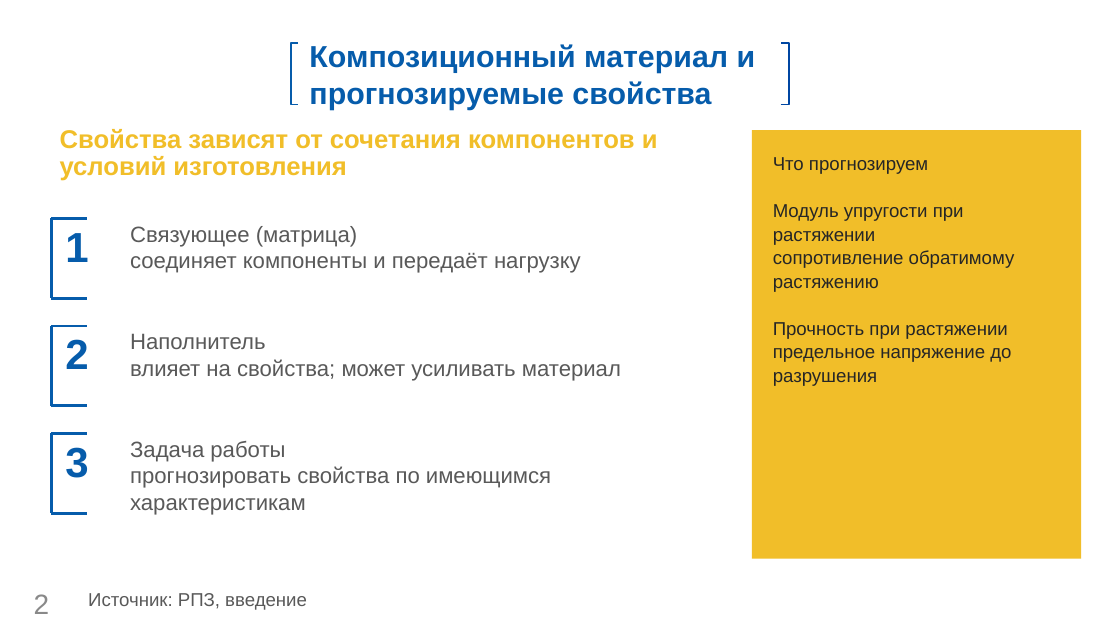
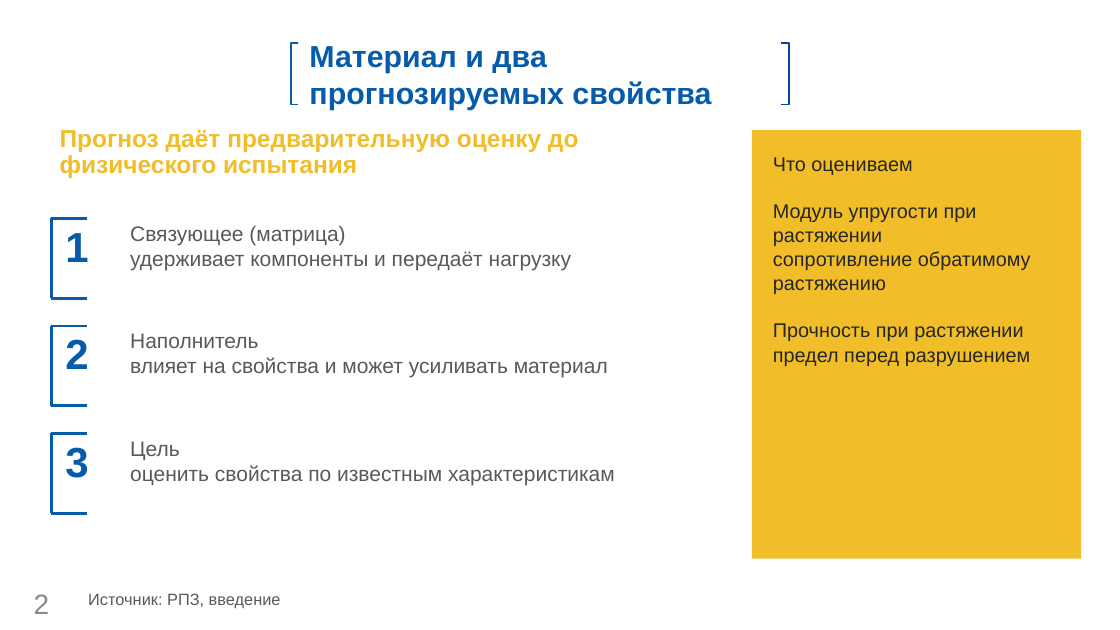
Before and after one commit to fpvcstep/composites-property-prediction, a slide deck: slide 2 of presentation/Презентация.pptx. Drawn at 1120x630 pixels with LibreOffice and Linux fonts; fonts in the diff are those of the drawing; background and template pictures are left out. Boxes give left, top, right and bottom in pixels: in the first picture for what was removed or moved away, otherwise in the second. Text is boxed around its words. In the diff, an @@ line names an element or a change of style, - is before the commit and + after.

```diff
--- a/presentation/Презентация.pptx
+++ b/presentation/Презентация.pptx
@@ text in rectangle at <box>309,46,711,110</box>: text changed @@
-Композиционный материал и прогнозируемые свойства
+Материал и два прогнозируемых свойства
@@ text at <box>60,130,578,178</box>: text changed; size 22 to 21 pt @@
-Свойства зависят от сочетания компонентов и условий изготовления
+Прогноз даёт предварительную оценку до физического испытания
@@ text at <box>773,157,1031,366</box>: text changed; size 16 to 17 pt @@
-Что прогнозируем
-Модуль упругости при растяжении
-сопротивление обратимому растяжению
-Прочность при растяжении
-предельное напряжение до разрушения
+Что оцениваем
+Модуль упругости при растяжении
+сопротивление обратимому растяжению
+Прочность при растяжении
+предел перед разрушением
@@ text at <box>130,226,571,270</box>: text changed; size 19 to 18 pt @@
-Связующее (матрица)
-соединяет компоненты и передаёт нагрузку
+Связующее (матрица)
+удерживает компоненты и передаёт нагрузку
@@ text at <box>130,333,608,378</box>: text changed; size 19 to 18 pt @@
-Наполнитель
-влияет на свойства; может усиливать материал
+Наполнитель
+влияет на свойства и может усиливать материал
@@ text at <box>130,441,615,485</box>: text changed; size 19 to 18 pt @@
-Задача работы
-прогнозировать свойства по имеющимся характеристикам
+Цель
+оценить свойства по известным характеристикам
@@ text "Источник: РПЗ, введение" at <box>88,593,281,609</box>: size 16 to 14 pt @@
```
Also in this commit, not shown: 10 other slides changed, 3 slides added, 3 slides removed, 4 other files.
